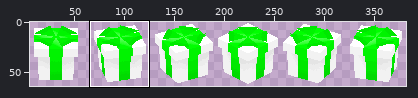
Sprite sheet: app/models/sprite/texture.png. Above, an overview of the earlier version with the close-up marked.
Close-up. Before the commit:
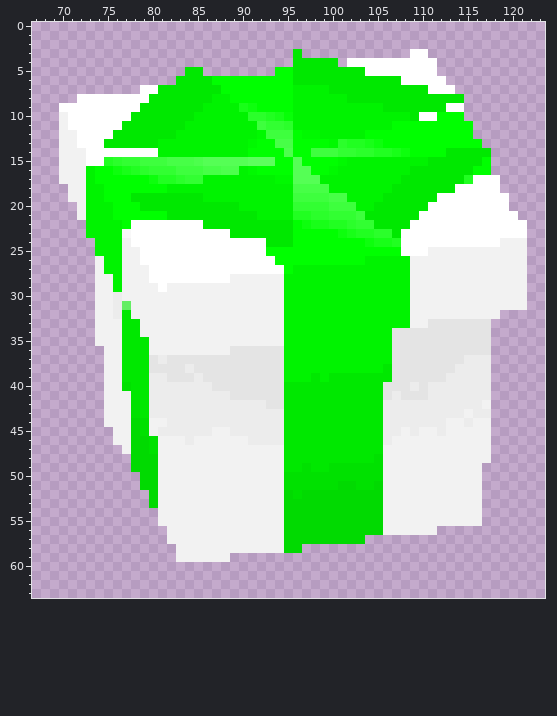
The file is 384x64 pixels. Colours within 5 levels of each other are drawn and written as one. Shown: x 67..123, y 0..63. The wide view leaves out empty margins. The commit also changed other parts of the picture, which this record leaves out.
After the commit:
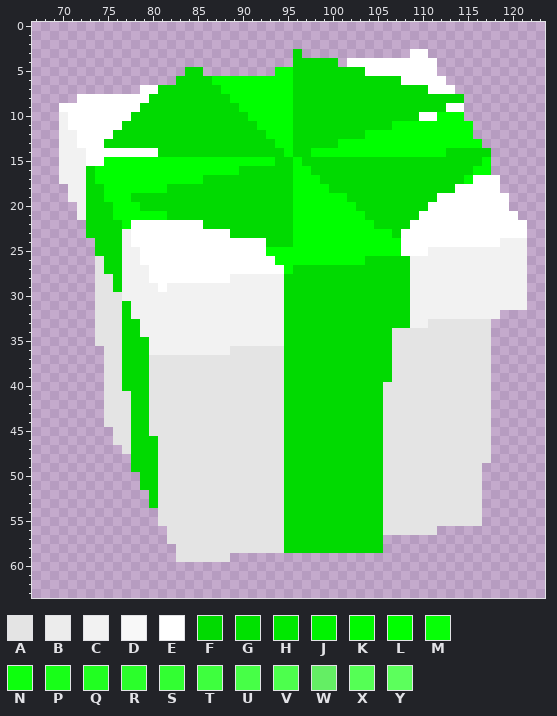
Palette (. is transparent): A #e4e4e4  B #ececec  C #f2f2f2  D #f8f8f8  E #ffffff  F #01da01  G #00e100  H #00e800  J #00f300  K #00f900  L #00ff00  M #07ff07  N #0dff0d  P #18ff18  Q #21ff21  R #2bff2b  S #32ff32  T #3eff3e  U #47ff47  V #4dff4d  W #64ee64  X #55ff55  Y #5cff5c
Edits made:
y 3: x 96 H -> F
y 4: x 96..100 HHHHH -> FFFFF
y 5: x 84..85 HH -> FF; x 96..103 HHHHHHHH -> FFFFFFFF
y 6: x 83..86 HHHH -> FFFF; x 96..107 HHHHHHHHHHHH -> FFFFFFFFFFFF
y 7: x 81..87 HHHHHHH -> FFFFFFF; x 96..110 JJJJHHHHHHHHHHH -> FFFFFFFFFFFFFFF
y 8: x 80..88 HHHHHHHJJ -> FFFFFFFFF; x 96..114 JJJJJJHHHHHHHHHHHHH -> FFFFFFFFFFFFFFFFFFF
y 9: x 79..91 HHHHHHHJJJJPN -> FFFFFFFFFFFLL; x 96..112 JJJJJJJJJJHHHHHHH -> FFFFFFFFFFFFFFFFF
y 10: x 78..109 HHHHHHHJJJJJJRRQPMJJJJJJJJJJJJJH -> FFFFFFFFFFFFFLLLLLFFFFFFFFFFFFFF
y 11: x 77..106 HHHHHHHJJJJJJJJTSSRJJJJJJJJJJJ -> FFFFFFFFFFFFFFFLLLLFFFFFFFFFFF
y 12: x 76..103 HHHHHHHJJJJJJJJJKTTTLKKJJJJJ -> FFFFFFFFFFFFFFFFFLLLFFFFFFFF
y 13: x 75..105 HHHHHHJJJJJJJJJJKLLUULLLLKRQQPN -> FFFFFFFFFFFFFFFFFFFLLFFFFFLLLLL
y 14: x 81..108 JJJJJJJJJJLLLLVLLTTTSSRRQQPN -> FFFFFFFFFFFFFFLFFLLLLLLLLLLL; x 113..117 HHHHH -> FFFFF
y 15: x 75..116 QRSSTTTUUUVXXXXXYYYLLXLLLLKJJJJJJJJJHHHHHH -> LLLLLLLLLLLLLLLLLLLFFLFFFFFFFFFFFFFFFFFFFF
y 16: x 73 J -> F; x 76..115 NPQRSSSTTTUUVVJKLLLLXXLLKJJJJJJJJHHHHHHH -> LLLLLLLLLLLLLLFFFFFFLLFFFFFFFFFFFFFFFFFF
y 17: x 73 J -> F; x 80..115 NQQRSSJJJJJJJJKKXXXJJJJJJJJJHHHHHHHQ -> LLLLLLFFFFFFFFFFLLLFFFFFFFFFFFFFFFFL
y 18: x 73..74 JJ -> FF; x 82..113 JJJJJJJJJJJJJJUUUUJJJJJJJHHHHHHH -> FFFFFFFFFFFFFFLLLLFFFFFFFFFFFFFF
y 19: x 73..74 JJ -> FF; x 78..111 HHHHHHHHJJJJJJJJJJTTTTUUJJJJHHHHHH -> FFFFFFFFFFFFFFFFFFLLLLLLFFFFFFFFFF
y 20: x 73..75 JJJ -> FFF; x 79..110 HHHHHHHHHHHJJJJJJSSSSTTTJJHHHHHH -> FFFFFFFFFFFFFFFFFLLLLLLLFFFFFFFF
y 21: x 73..75 JJJ -> FFF; x 82..109 HHHHHHHHHHJJJJQQRRSSSTHHHHHH -> FFFFFFFFFFFFFFLLLLLLLLFFFFFF
y 22: x 73..76 JJJJ -> FFFF; x 86..95 HHHHHHHHHH -> FFFFFFFFFF; x 97..108 NPPQQRSSHHHH -> LLLLLLLLFFFF
y 23: x 73..77 JJJJD -> FFFFC; x 89..95 HHHHHHH -> FFFFFFF; x 101..107 NPQQRRH -> LLLLLLF
y 24: x 74..76 JJJ -> FFF; x 93..95 HHH -> FFF; x 104..107 NPPQ -> LLLL
y 25: x 74..76 JJJ -> FFF
y 26: x 74..76 CJJ -> AFF; x 104..108 JJJJJ -> FFFFF
y 27: x 74..76 CJJ -> AFF; x 96..108 JJJJJJJJJJJJJ -> FFFFFFFFFFFFF
y 28..29: x 74..76 CCJ -> AAF; x 95..108 JJJJJJJJJJJJJJ -> FFFFFFFFFFFFFF
y 30: x 74..76 CCB -> AAA; x 95..108 JJJJJJJJJJJJJJ -> FFFFFFFFFFFFFF
y 31: x 74..77 CCBW -> AAAF; x 95..108 JJJJJJJJJJJJJJ -> FFFFFFFFFFFFFF
y 32: x 74..77 CCBH -> AAAF; x 95..108 JJJJJJJJJJJJJJ -> FFFFFFFFFFFFFF
y 33: x 74..78 CCCHH -> AAAFF; x 95..108 JJJJJJJJJJJJJJ -> FFFFFFFFFFFFFF
y 34: x 74..78 CCCHH -> AAAFF; x 95..106 JJJJJJJJJJJJ -> FFFFFFFFFFFF
y 35: x 74..79 CCCHHH -> AAAFFF; x 95..106 JJJJJJJJJJJJ -> FFFFFFFFFFFF
y 36: x 75..79 CCHHH -> AAFFF; x 95..106 JJJJJJJJJJJJ -> FFFFFFFFFFFF
y 37: x 75..79 CCHHH -> AAFFF; x 81 B -> A; x 95..106 JJJJJJJJJJJJ -> FFFFFFFFFFFF; x 115..117 BBB -> AAA
y 38: x 75..79 CCHHH -> AAFFF; x 84 B -> A; x 95..106 JJJJJJJJJJJH -> FFFFFFFFFFFF; x 114..117 BBBB -> AAAA
y 39: x 75..81 CCHHHBB -> AAFFFAA; x 85 B -> A; x 95..106 JJJHJHHHHHHH -> FFFFFFFFFFFF; x 113..117 BBBBB -> AAAAA
y 40: x 75..86 CCGHHBBBBBBB -> AAFFFAAAAAAA; x 95..105 HHHHHHHHHHH -> FFFFFFFFFFF; x 109 B -> A; x 111..117 BBBBBBB -> AAAAAAA
y 41: x 75..88 CCCHHBBBBBBBBB -> AAAFFAAAAAAAAA; x 95..105 HHHHHHHHHHH -> FFFFFFFFFFF; x 107 B -> A; x 111..117 BBBBBBB -> AAAAAAA
y 42: x 75..92 CCCGHBBBBBBBBBBBBB -> AAAFFAAAAAAAAAAAAA; x 95..117 HHHHHHHHHHHBBBBBBBBBBBC -> FFFFFFFFFFFAAAAAAAAAAAA
y 43: x 75..117 CCCGHBBBBBBBBBBBBBBBHHHHHHHHHHHBBBBBBBBBCBB -> AAAFFAAAAAAAAAAAAAAAFFFFFFFFFFFAAAAAAAAAAAA
y 44: x 75..77 CCC -> AAA; x 79..117 GCCBBBBBBBBBBBBBHHHHHHHHHHHBBBBBBBCCBCC -> FAAAAAAAAAAAAAAAFFFFFFFFFFFAAAAAAAAAAAA
y 45: x 76..77 CC -> AA; x 79..117 GCBBBBBBCCBBBBBBHHHHHHHHHHHBBCBCCBCCCCC -> FAAAAAAAAAAAAAAAFFFFFFFFFFFAAAAAAAAAAAA
y 46: x 76..77 CC -> AA; x 80..117 GCCCBCCCCCCBBBBHHHHHHHHHHHBCCCCCCCCCCC -> FAAAAAAAAAAAAAAFFFFFFFFFFFAAAAAAAAAAAA
y 47: x 77 C -> A; x 80..117 GCCCCCCCCCCCCCCHHHHHHHHHHHCCCCCCCCCCCC -> FAAAAAAAAAAAAAAFFFFFFFFFFFAAAAAAAAAAAA
y 48: x 81..117 CCCCCCCCCCCCCCHHHHHHHHHHGCCCCCCCCCCCC -> AAAAAAAAAAAAAAFFFFFFFFFFFAAAAAAAAAAAA
y 49: x 81..116 CCCCCCCCCCCCCCHHGHHGGGGGGCCCCCCCCCCC -> AAAAAAAAAAAAAAFFFFFFFFFFFAAAAAAAAAAA
y 50: x 81..116 CCCCCCCCCCCCCCGGGGGGGGGGGCCCCCCCCCCC -> AAAAAAAAAAAAAAFFFFFFFFFFFAAAAAAAAAAA
y 51: x 81..100 CCCCCCCCCCCCCCGGGGGG -> AAAAAAAAAAAAAAFFFFFF; x 103..104 GG -> FF; x 106..116 CCCCCCCCCCC -> AAAAAAAAAAA
y 52: x 81..94 CCCCCCCCCCCCCC -> AAAAAAAAAAAAAA; x 96 G -> F; x 106..116 CCCCCCCCCCC -> AAAAAAAAAAA
y 53..55: x 81..94 CCCCCCCCCCCCCC -> AAAAAAAAAAAAAA; x 106..116 CCCCCCCCCCC -> AAAAAAAAAAA
y 56: x 82..94 CCCCCCCCCCCCC -> AAAAAAAAAAAAA; x 106..111 CCCCCC -> AAAAAA
y 57: x 82..94 CCCCCCCCCCCCC -> AAAAAAAAAAAAA; x 104..105 .. -> FF
y 58: x 83..94 CCCCCCCCCCCC -> AAAAAAAAAAAA; x 97..105 ......... -> FFFFFFFFF
y 59: x 83..88 CCCCCC -> AAAAAA
